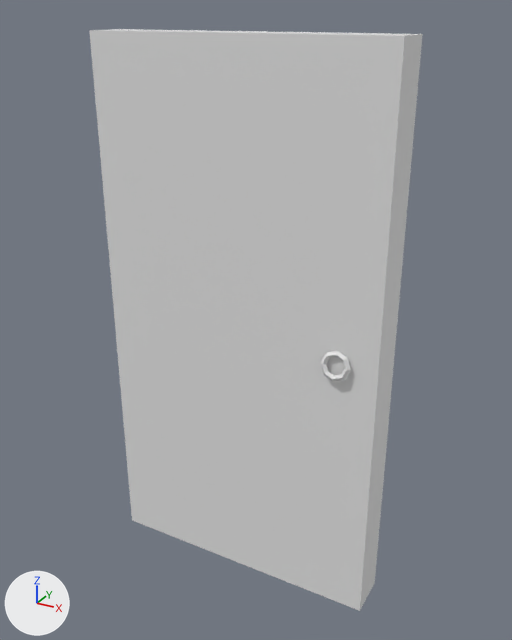
An edit to the FBX model Survival-horror/Assets/Models/Door.fbx, drawn before and after from the same camera.
The view is the same before and after, from a camera (50 mm lens) standing at (1.45, -2.53, 2.58) and looking at (0.03, 0.04, 1.3). The axes (+X, +Y, +Z) are drawn at lower left. The lights are the same throughout. Where no turn or scale is listed for an object, it has been applied to the vertices.

The scene before the commit, as lines of its bpy script (objects in view):
```python
me_cube_006 = bpy.data.meshes.new('Cube.006')
me_cube_006.from_pydata(...)  # a box spanning x 0.0..1.33, y -0.1..0.1, z -1.25..1.25; a torus around y (ring radius 0.05, tube radius 0.01) spanning x 1.09..1.22, y -0.14..-0.1, z -0.07..0.07; a torus around y (ring radius 0.05, tube radius 0.01) spanning x 1.09..1.22, y 0.1..0.14, z -0.07..0.07
ob_door = bpy.data.objects.new('Door', me_cube_006)
ob_door.location = (-0.667, 0.0, 1.25)
```
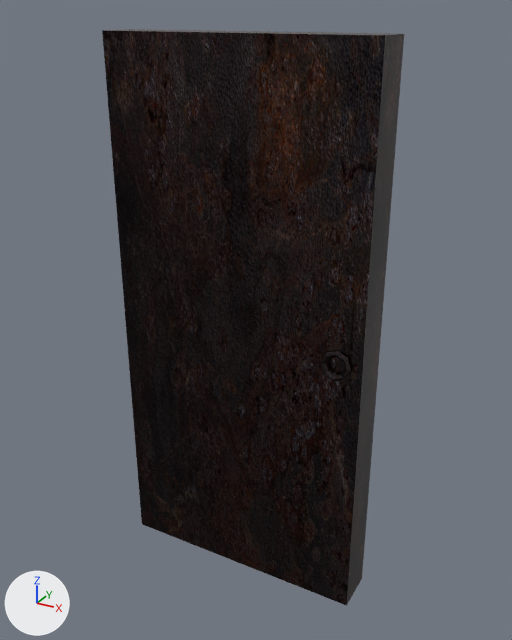
Where the newer file only moved an object's origin or applied its transform, the numbers keep the older frame.

Boxes [x1, y1, x2, y2] around the edits, measured in the pictures (512 x 640 px; the box of a moved part takes in the faces that stretch with it):
'Door', recoloured, reshaped, surface changed (grey to black, 10% narrower)
    before: [89, 29, 423, 611]
    after: [102, 29, 404, 606]
part 1 of me_cube_006, moved or reshaped
    before: [89, 29, 423, 611]
    after: [102, 29, 404, 606]
part 2 of me_cube_006, surface changed (white to black)
    before: [320, 351, 351, 382]
    after: [321, 351, 351, 382]

What the commit changed:
Picture 'Rusty metal.jpg' (img_rusty_metal_jpg) is new.
Material 'Door' (mat_door) is new.
Its texture is img_rusty_metal_jpg.
Its metallic is 1.0.
Its roughness is 0.327.
me_cube_006 is used by ob_door; location (-0.667, 0.0, 1.25).
me_cube_006 had 72 vertices, 70 faces and spanned x 0.0..1.33, y -0.14..0.14, z -1.25..1.25.
me_cube_006 now has 72 vertices, 70 faces and spans x 0.07..1.27, y -0.14..0.14, z -1.25..1.25.
me_cube_006 part 1: the loose piece of 8 vertices spanning x 0.0..1.33, y -0.1..0.1, z -1.25..1.25 is scaled about its middle by (0.9, 1, 1).
me_cube_006 part 2: texture (UV) coordinates of 70 of 70 faces, centred in x 0.0..1.33, y -0.13..0.13, z -1.25..1.25, changed; they spanned u 0.0..1.0, v 0.0..1.0 and now span u 0.0..1.78, v -0.46..1.47.
me_cube_006 now uses material mat_door (picture img_rusty_metal_jpg).
